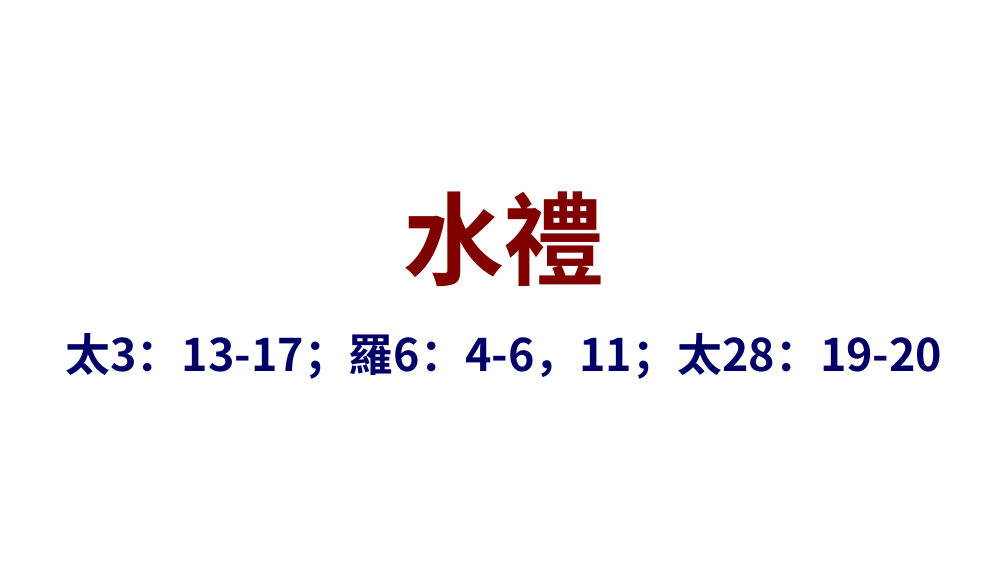
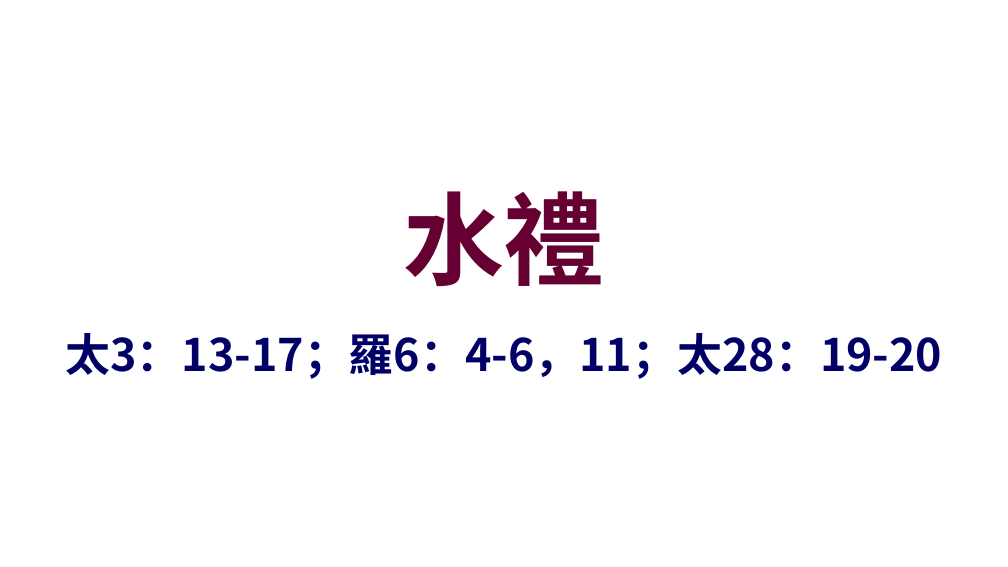
Before and after one commit to batisuoc/other-ppts, a slide deck: slide 7 of 聯合崇拜流程.pptx. Drawn at 1008x567 pixels with LibreOffice and Linux fonts; fonts in the diff are those of the drawing; background and template pictures are left out. Boxes give left, top, right and bottom in pixels: in the first picture for what was removed or moved away, otherwise in the second. Text is boxed around its words. In the diff, an @@ line names an element or a change of style, - is before the commit and + after.

Commit message:
Update ppts

```diff
--- a/聯合崇拜流程.pptx
+++ b/聯合崇拜流程.pptx
@@ title "水禮" at [403, 191, 605, 286]: text colour #800000 to #660033 @@
```
Also in this commit, not shown: 9 other slides changed.
